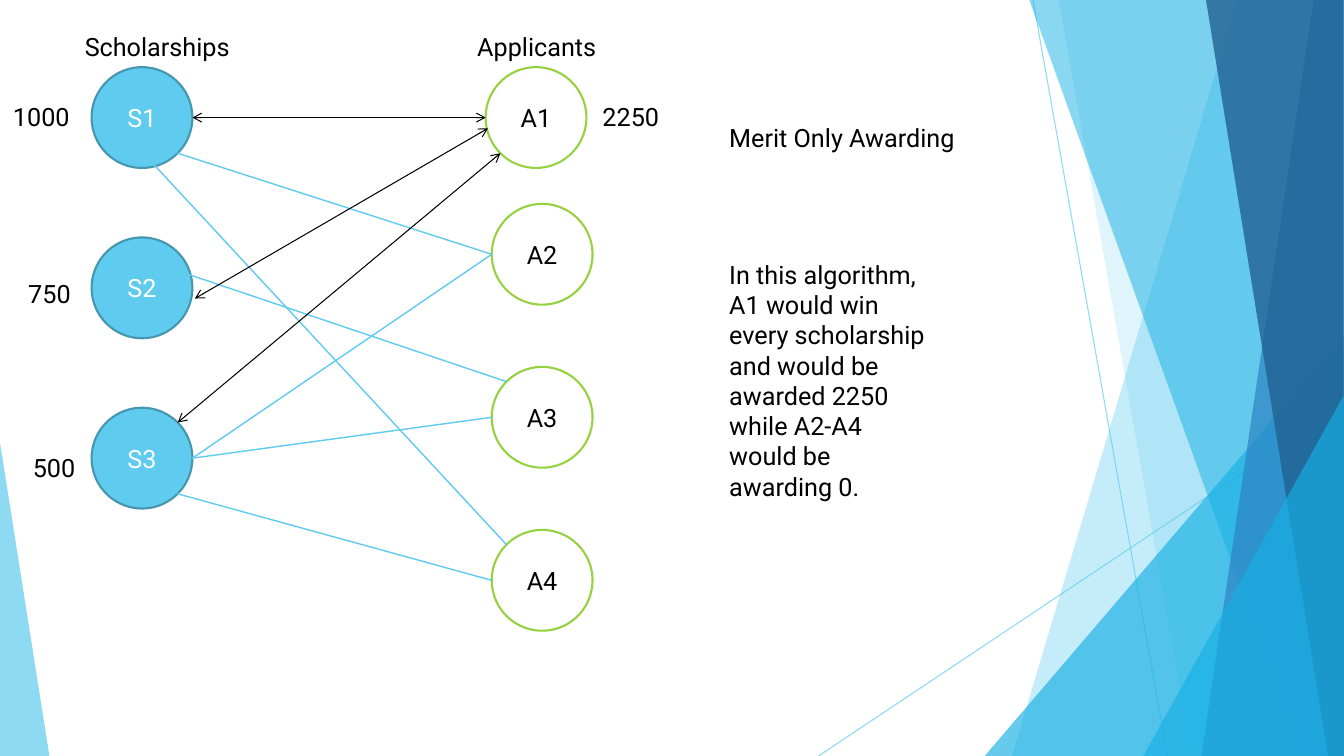
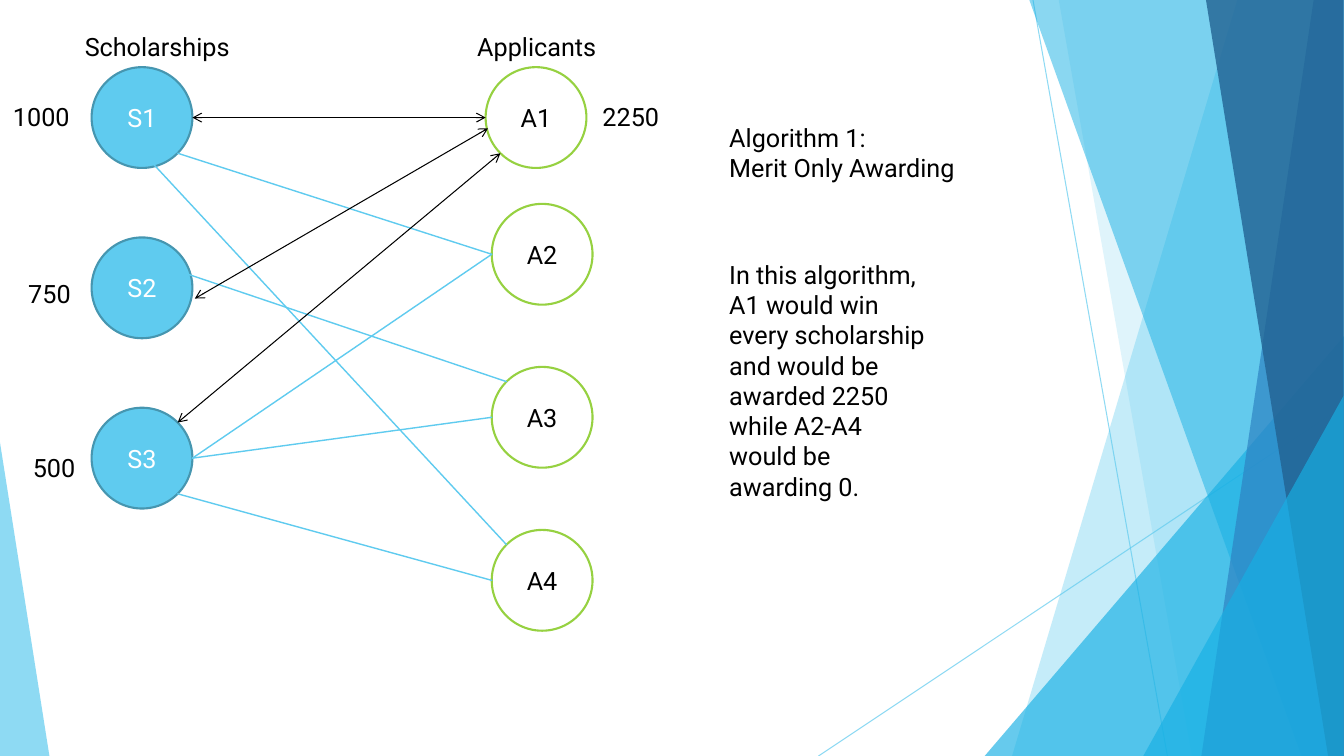
Before and after one commit to dmerson/ArizonaMastersCapstone, a slide deck: slide 8 of Documents/Basic Scholarship Awarding Graphs.pptx (slide 7 before the commit). Drawn at 1344x756 pixels with LibreOffice and Linux fonts; fonts in the diff are those of the drawing. Boxes give left, top, right and bottom in pixels: in the first picture for what was removed or moved away, otherwise in the second. Text is boxed around its words. In the diff, an @@ line names an element or a change of style, - is before the commit and + after.

```diff
--- a/Documents/Basic Scholarship Awarding Graphs.pptx
+++ b/Documents/Basic Scholarship Awarding Graphs.pptx
@@ text at <box>729,128,865,153</box>: paragraph added @@
+Algorithm 1:
```
Also in this commit, not shown: 8 other slides changed, 1 slide added, 1 other file.
